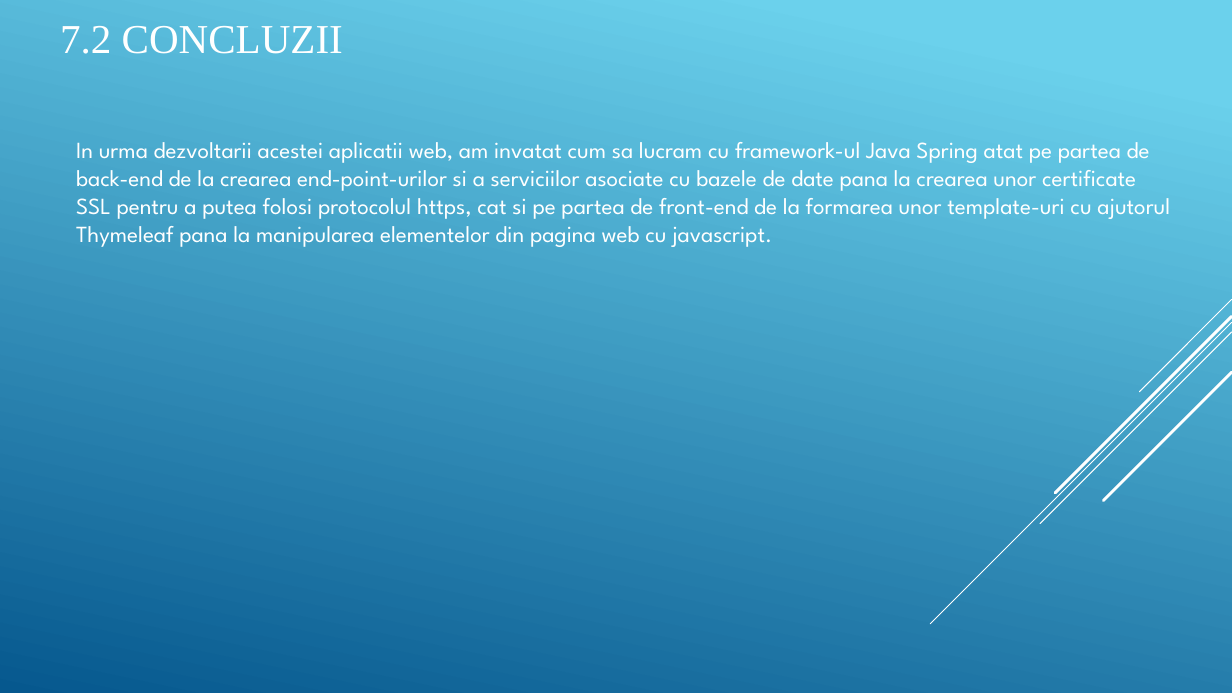
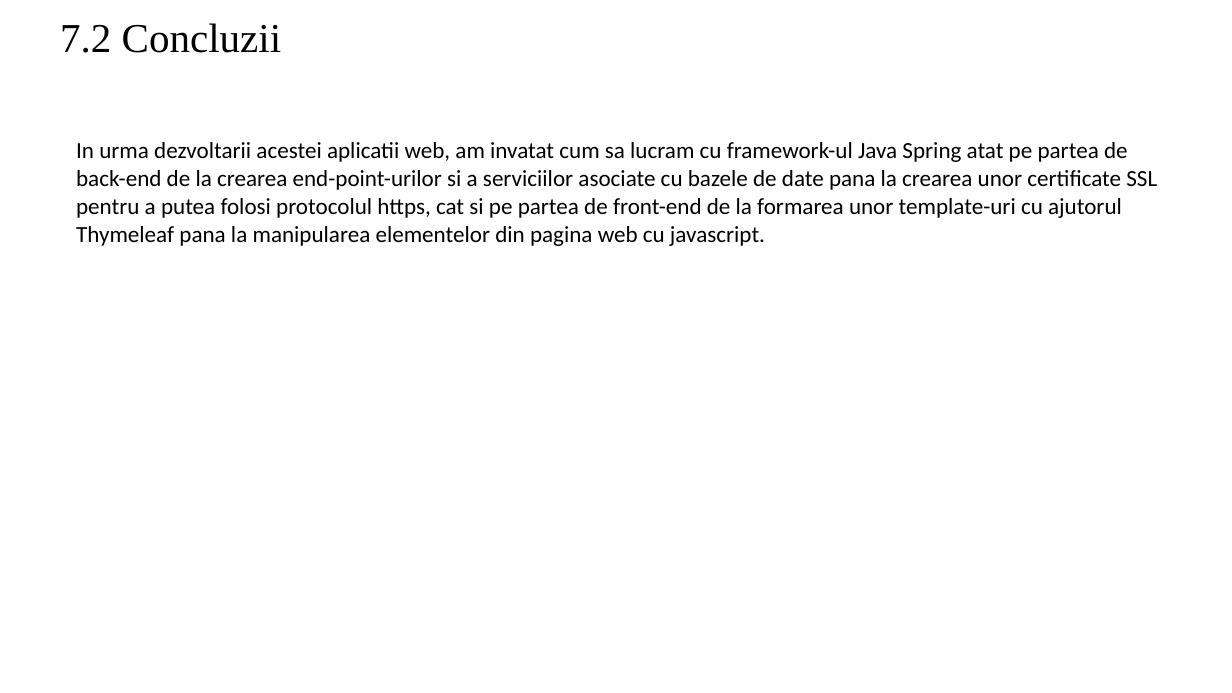
Before and after one commit to Gabiqb/HTTPS-Email-Server, a slide deck: slide 33 of DesignProiect - Pucani Liviu, Tanul Gabriel.pptx. Drawn at 1232x693 pixels with LibreOffice and Linux fonts; fonts in the diff are those of the drawing. Boxes give left, top, right and bottom in pixels: in the first picture for what was removed or moved away, otherwise in the second. Text is boxed around its words. In the diff, an @@ line names an element or a change of style, - is before the commit and + after.

```diff
--- a/DesignProiect - Pucani Liviu, Tanul Gabriel.pptx
+++ b/DesignProiect - Pucani Liviu, Tanul Gabriel.pptx
@@ background gradient #6ED2EB to #06588E to #FFFFFF @@
@@ title at (x1=60, y1=23, x2=282, y2=53): text changed; text colour #FFFFFF to #000000 @@
-7.2 CONCLUZII
+7.2 Concluzii
@@ text "In urma dezvoltarii acestei aplicatii ..." at (x1=76, y1=142, x2=1157, y2=246): font League Spartan to Calibri, text colour #FFFFFF to #000000 @@
@@ group removed at (x1=931, y1=299, x2=1232, y2=624): 5 lines @@
```
Also in this commit, not shown: 33 other slides changed, 2 other files.
